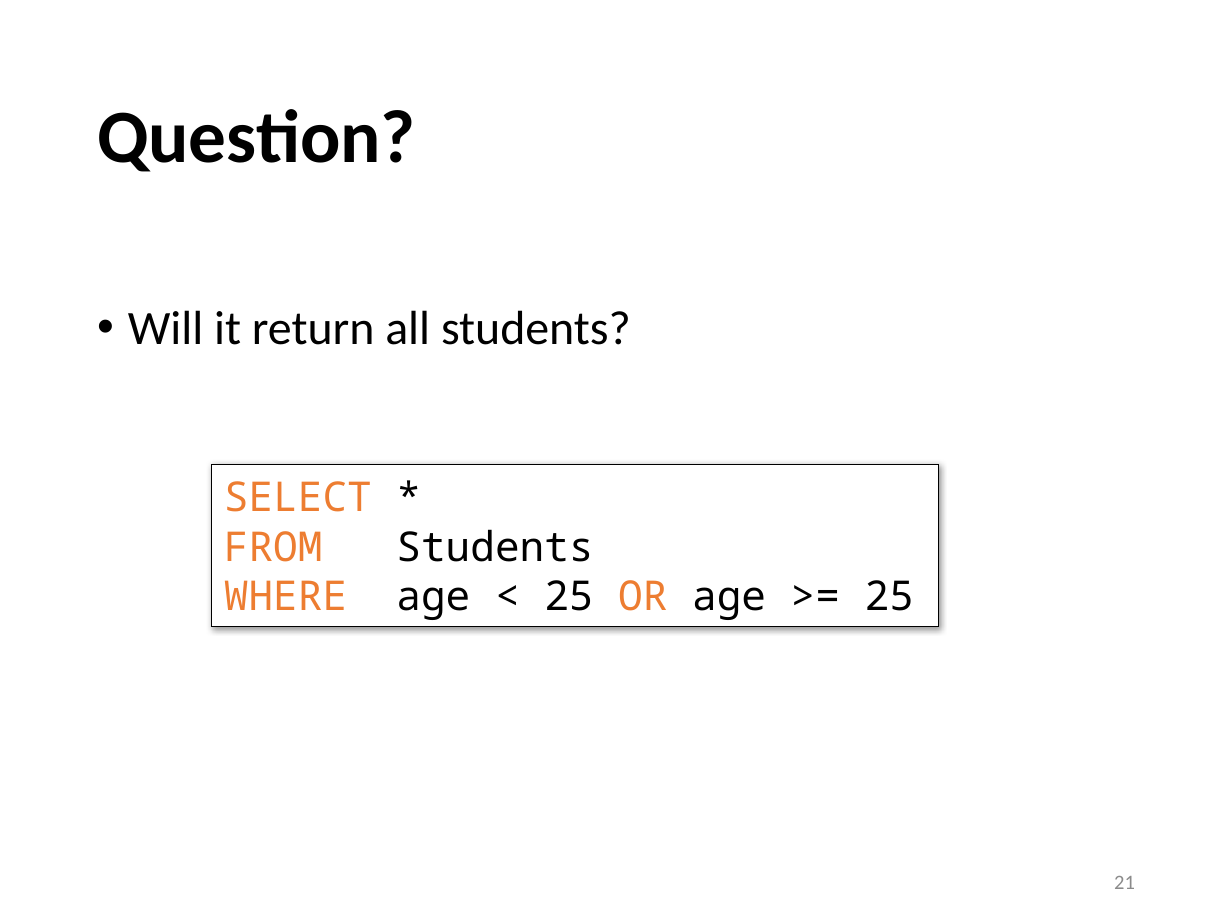
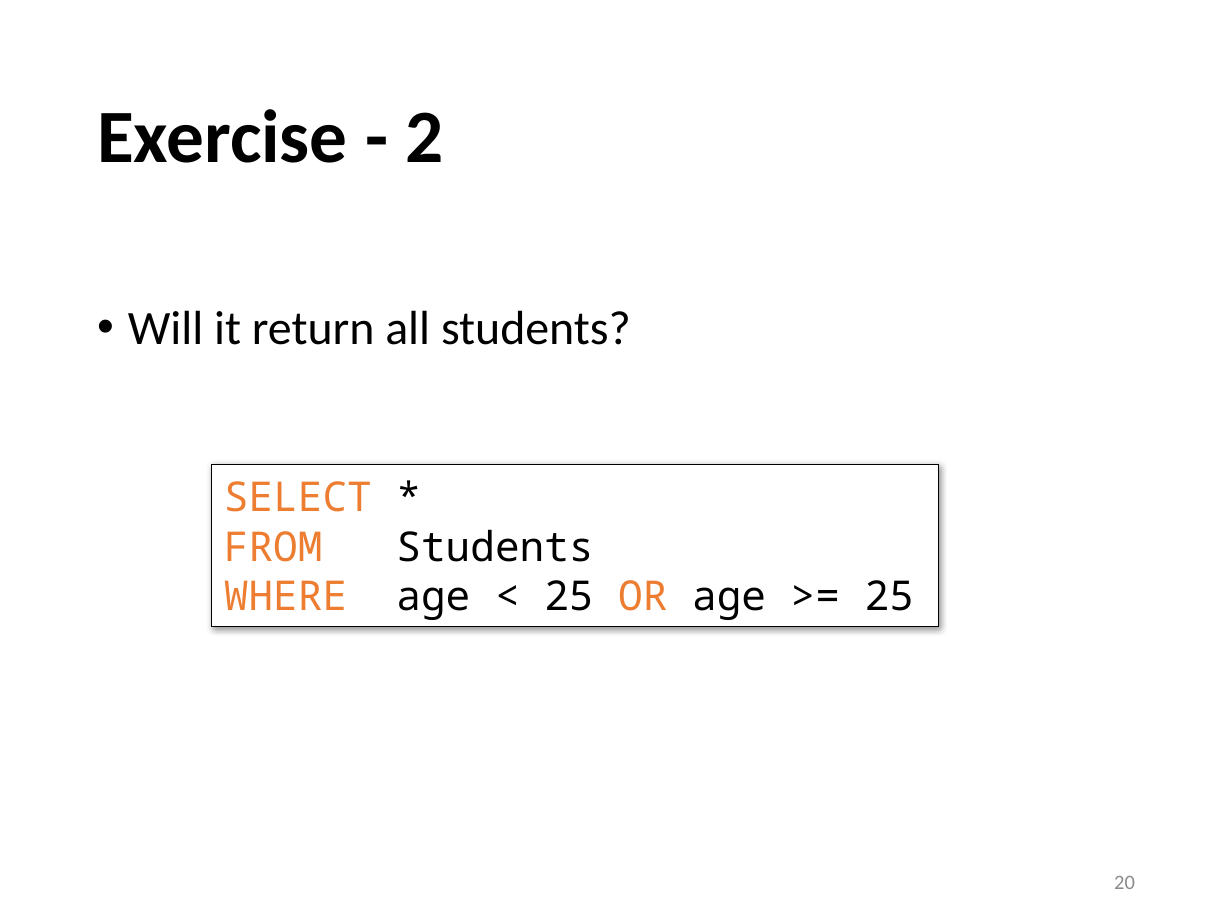
Before and after one commit to sfu-db/cmpt354, a slide deck: slide 20 of Lectures/lec3-sql-basics.pptx (slide 21 before the commit). Drawn at 1232x924 pixels with LibreOffice and Linux fonts; fonts in the diff are those of the drawing. Boxes give left, top, right and bottom in pixels: in the first picture for what was removed or moved away, otherwise in the second. Text is boxed around its words. In the diff, an @@ line names an element or a change of style, - is before the commit and + after.

```diff
--- a/Lectures/lec3-sql-basics.pptx
+++ b/Lectures/lec3-sql-basics.pptx
@@ title at box(97, 109, 443, 163): text changed @@
-Question?
+Exercise - 2
@@ page number at box(1114, 876, 1135, 889): text changed @@
-21
+20
```
Also in this commit, not shown: 2 other slides changed, 2 slides removed, 1 other file.
